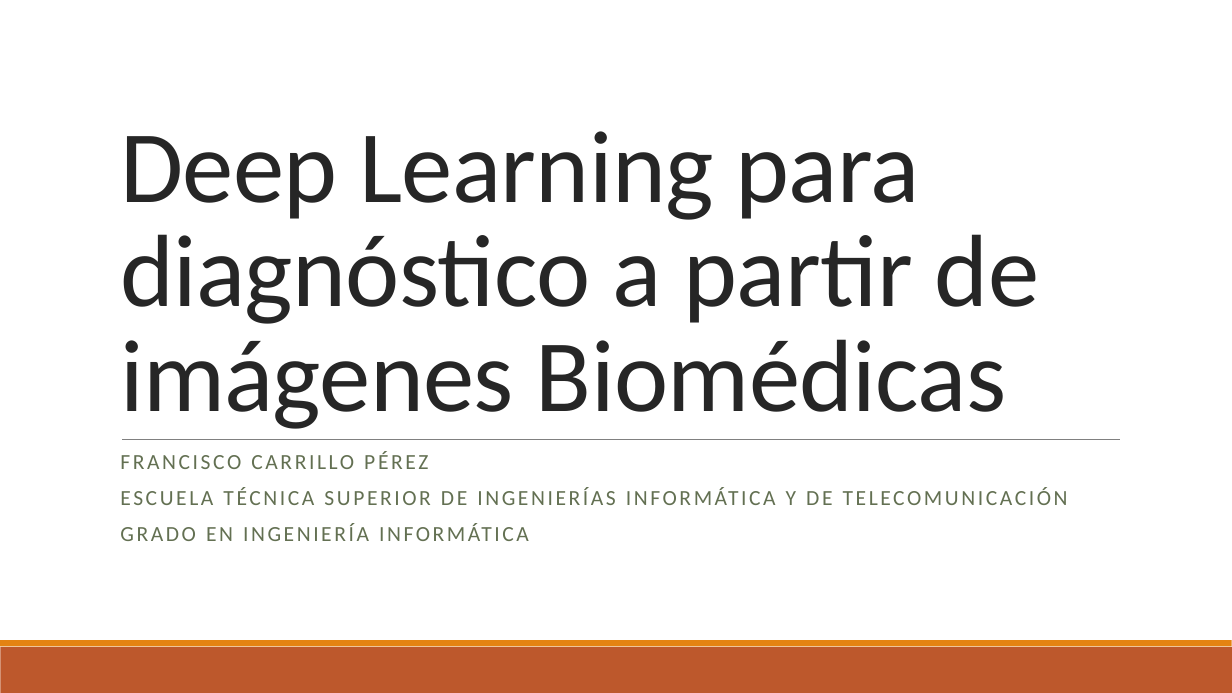
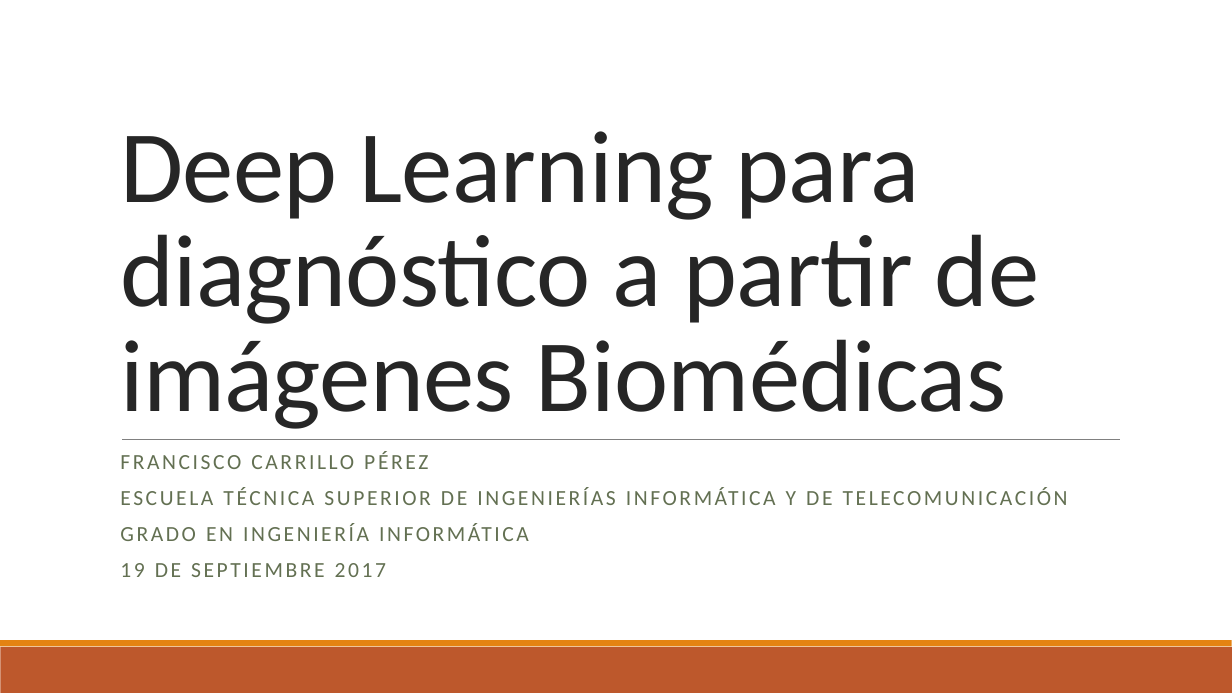
Before and after one commit to pacocp/Deep-Learning-para-diagnostico-a-partir-de-imagenes-Biomedicas, a slide deck: slide 1 of tfgpresentacion.pptx. Drawn at 1232x693 pixels with LibreOffice and Linux fonts; fonts in the diff are those of the drawing. Boxes give left, top, right and bottom in pixels: in the first picture for what was removed or moved away, otherwise in the second. Text is boxed around its words. In the diff, an @@ line names an element or a change of style, - is before the commit and + after.

```diff
--- a/tfgpresentacion.pptx
+++ b/tfgpresentacion.pptx
@@ subtitle at <box>120,563,386,577</box>: paragraph added @@
+19 DE SEPTIEMBRE 2017
```
Also in this commit, not shown: 14 other slides changed, 1 slide added.
